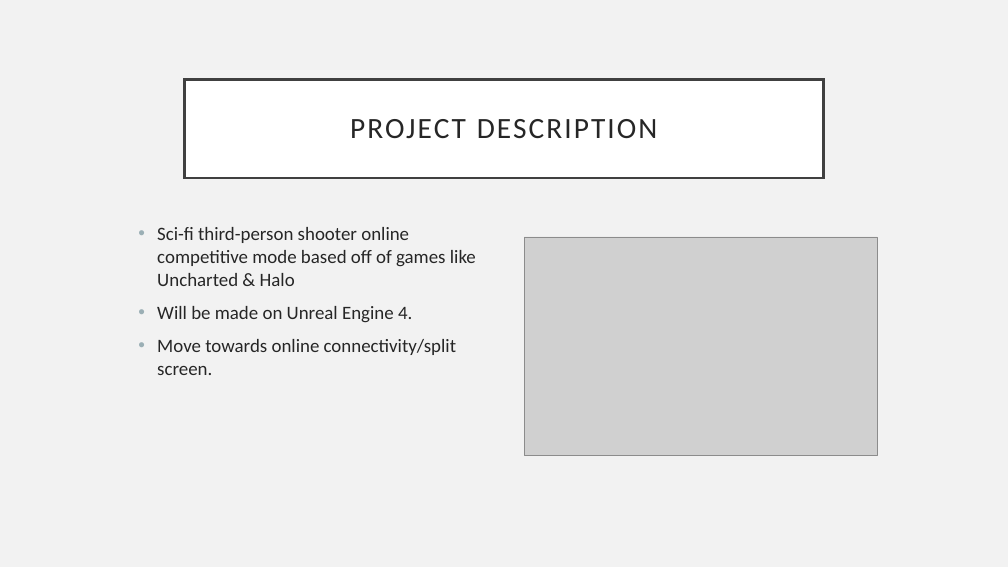
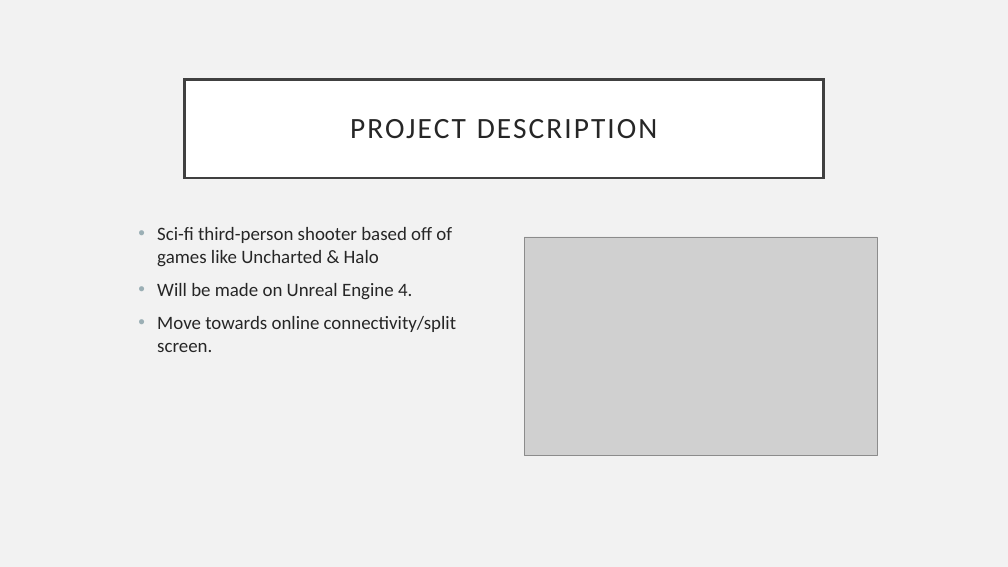
Before and after one commit to ronaldooeee/CMSI402, a slide deck: slide 2 of CMSI402 Project Proposal.pptx. Drawn at 1008x567 pixels with LibreOffice and Linux fonts; fonts in the diff are those of the drawing; grey boxes stand for pictures. Boxes give left, top, right and bottom in pixels: in the first picture for what was removed or moved away, otherwise in the second. Text is boxed around its words. In the diff, an @@ line names an element or a change of style, - is before the commit and + after.

Commit message:
Edited more slides

```diff
--- a/CMSI402 Project Proposal.pptx
+++ b/CMSI402 Project Proposal.pptx
@@ text at (157,227,452,267): text changed @@
-• Sci-fi third-person shooter online competitive mode based off of games like Uncharted & Halo
+• Sci-fi third-person shooter based off of games like Uncharted & Halo
```
Also in this commit, not shown: 1 other slide changed.
